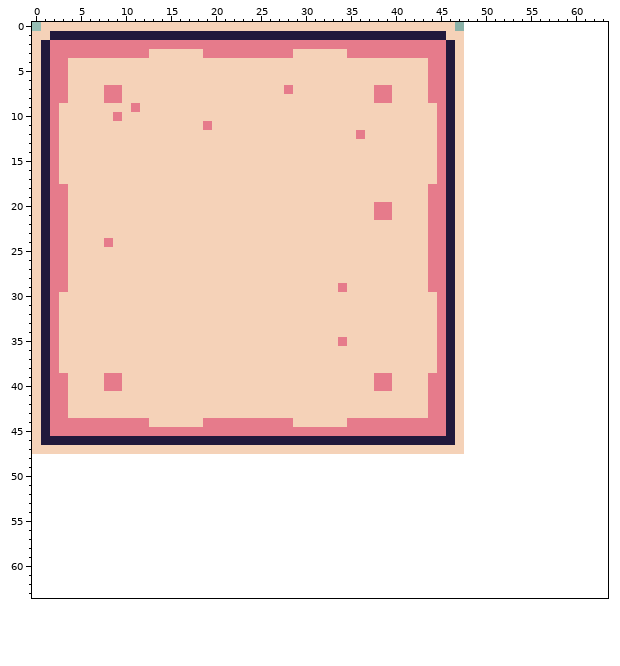
File history of a pixel-art sprite, game-src/resources/tiles/sprites/tilemap.png. Above: the version before the commit.
The file is 48x48 pixels. The old version is drawn lined up with the new one, on the new canvas.
And afterwards:
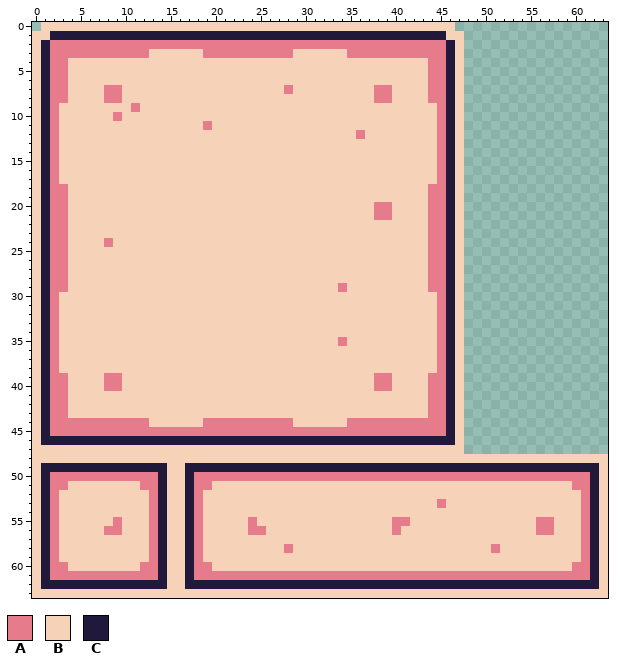
Palette (. is transparent): A #e67b8b  B #f5d2b8  C #21193c
Edits made:
canvas 48x48 -> 64x64
@@ x 0..63 @@
 47 BBBBBBBBBBBBBBBBBBBBBBBBBBBBBBBBBBBBBBBBBBBBBBBB................
-48 ................................................................
-49 ................................................................
-50 ................................................................
-51 ................................................................
-52 ................................................................
-53 ................................................................
-54 ................................................................
-55 ................................................................
-56 ................................................................
-57 ................................................................
-58 ................................................................
-59 ................................................................
-60 ................................................................
-61 ................................................................
-62 ................................................................
-63 ................................................................
+48 BBBBBBBBBBBBBBBBBBBBBBBBBBBBBBBBBBBBBBBBBBBBBBBBBBBBBBBBBBBBBBBB
+49 BCCCCCCCCCCCCCCBBCCCCCCCCCCCCCCCCCCCCCCCCCCCCCCCCCCCCCCCCCCCCCCB
+50 BCAAAAAAAAAAAACBBCAAAAAAAAAAAAAAAAAAAAAAAAAAAAAAAAAAAAAAAAAAAACB
+51 BCAABBBBBBBBAACBBCAABBBBBBBBBBBBBBBBBBBBBBBBBBBBBBBBBBBBBBBBAACB
+52 BCABBBBBBBBBBACBBCABBBBBBBBBBBBBBBBBBBBBBBBBBBBBBBBBBBBBBBBBBACB
+53 BCABBBBBBBBBBACBBCABBBBBBBBBBBBBBBBBBBBBBBBBBABBBBBBBBBBBBBBBACB
+54 BCABBBBBBBBBBACBBCABBBBBBBBBBBBBBBBBBBBBBBBBBBBBBBBBBBBBBBBBBACB
+55 BCABBBBBBABBBACBBCABBBBBABBBBBBBBBBBBBBBAABBBBBBBBBBBBBBAABBBACB
+56 BCABBBBBAABBBACBBCABBBBBAABBBBBBBBBBBBBBABBBBBBBBBBBBBBBAABBBACB
+57 BCABBBBBBBBBBACBBCABBBBBBBBBBBBBBBBBBBBBBBBBBBBBBBBBBBBBBBBBBACB
+58 BCABBBBBBBBBBACBBCABBBBBBBBBABBBBBBBBBBBBBBBBBBBBBBABBBBBBBBBACB
+59 BCABBBBBBBBBBACBBCABBBBBBBBBBBBBBBBBBBBBBBBBBBBBBBBBBBBBBBBBBACB
+60 BCAABBBBBBBBAACBBCAABBBBBBBBBBBBBBBBBBBBBBBBBBBBBBBBBBBBBBBBAACB
+61 BCAAAAAAAAAAAACBBCAAAAAAAAAAAAAAAAAAAAAAAAAAAAAAAAAAAAAAAAAAAACB
+62 BCCCCCCCCCCCCCCBBCCCCCCCCCCCCCCCCCCCCCCCCCCCCCCCCCCCCCCCCCCCCCCB
+63 BBBBBBBBBBBBBBBBBBBBBBBBBBBBBBBBBBBBBBBBBBBBBBBBBBBBBBBBBBBBBBBB
Changed places in both pictures, as pixel boxes (x1, y1, x2, y2):
added: (32, 454, 608, 598)
